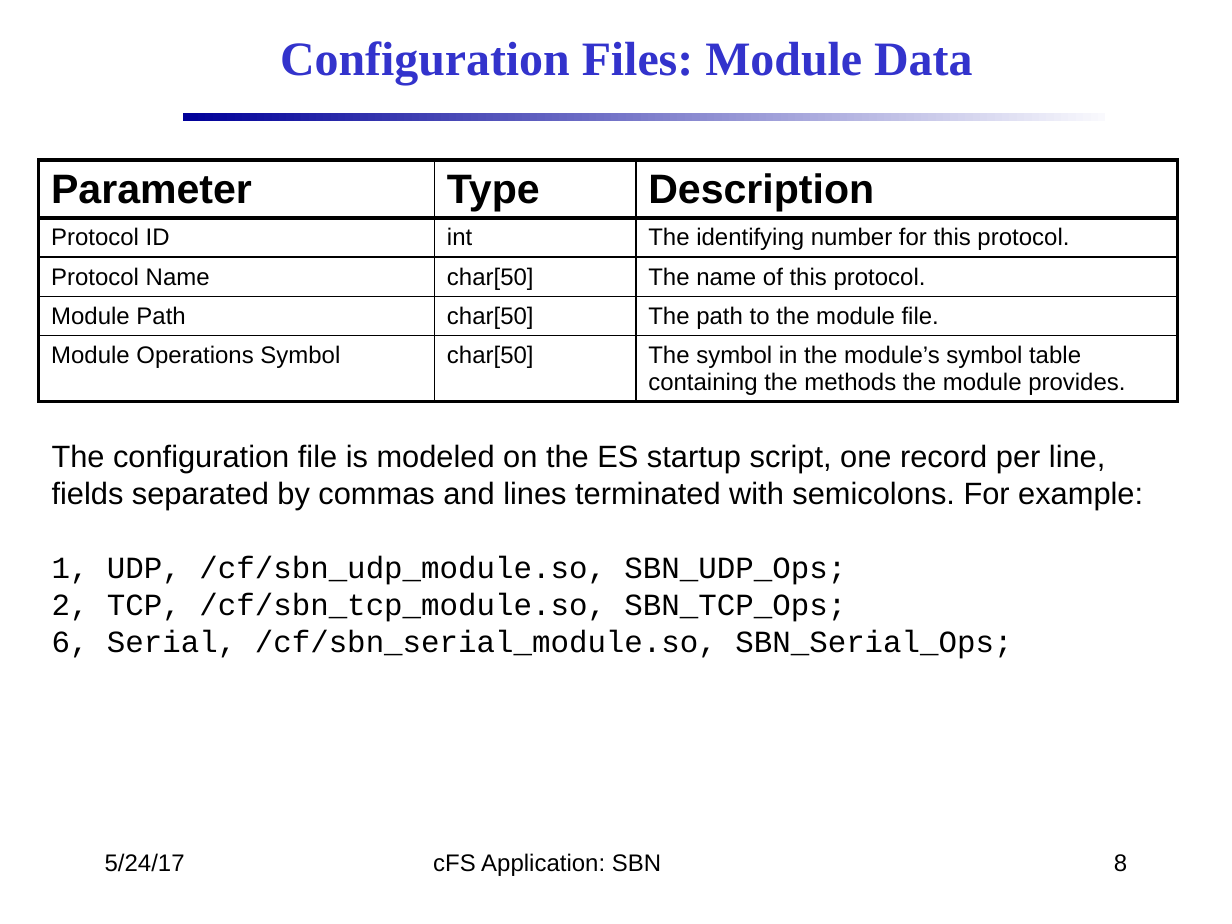
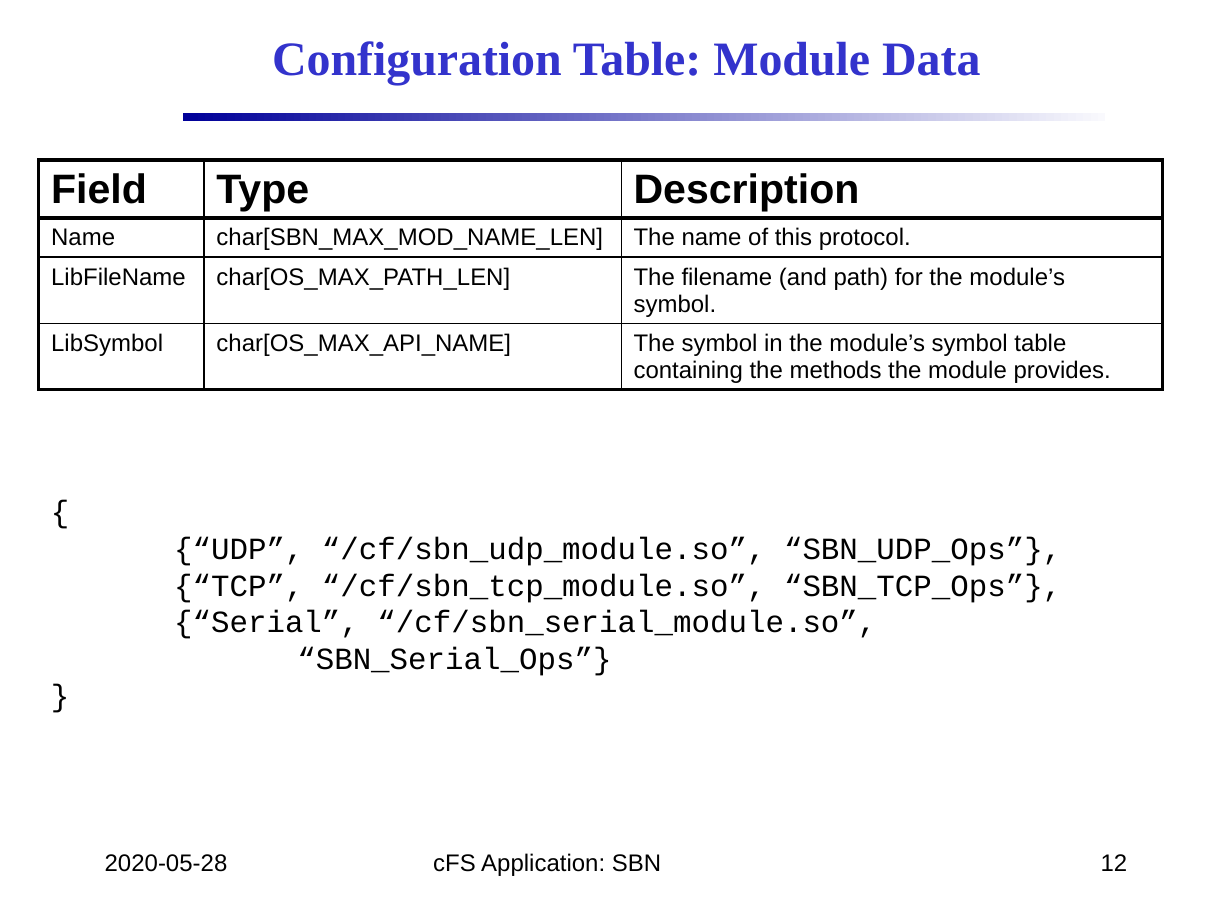
Before and after one commit to nasa/SBN, a slide deck: slide 12 of doc/SBN_Design.pptx (slide 8 before the commit). Drawn at 1232x924 pixels with LibreOffice and Linux fonts; fonts in the diff are those of the drawing; background and template pictures are left out. Boxes give left, top, right and bottom in pixels: in the first picture for what was removed or moved away, otherwise in the second. Text is boxed around its words. In the diff, an @@ line names an element or a change of style, - is before the commit and + after.

```diff
--- a/doc/SBN_Design.pptx
+++ b/doc/SBN_Design.pptx
@@ title at box(272, 41, 980, 85): text changed @@
-Configuration Files: Module Data
+Configuration Table: Module Data
@@ table at box(38, 160, 1162, 403) @@
-row 1: Parameter | Type | Description
-row 2: Protocol ID | int | The identifying number for this protocol.
-row 3: Protocol Name | char[50] | The name of this protocol.
-row 4: Module Path | char[50] | The path to the module file.
-row 5: Module Operations Symbol | char[50] | The symbol in the module’s symbol table containing the methods the module provides.
+row 1: Field | Type | Description
+row 2: Name | char[SBN_MAX_MOD_NAME_LEN] | The name of this protocol.
+row 3: LibFileName | char[OS_MAX_PATH_LEN] | The filename (and path) for the module’s symbol.
+row 4: LibSymbol | char[OS_MAX_API_NAME] | The symbol in the module’s symbol table containing the methods the module provides.
@@ table: place and size @@
-table at box(38, 160, 1175, 415)
+table at box(38, 160, 1162, 403)
@@ text at box(174, 536, 1061, 676): text changed; font Arial to Courier New @@
-The configuration file is modeled on the ES startup script, one record per line, fields separated by commas and lines terminated with semicolons. For example:
-1, UDP, /cf/sbn_udp_module.so, SBN_UDP_Ops;
-2, TCP, /cf/sbn_tcp_module.so, SBN_TCP_Ops;
-6, Serial, /cf/sbn_serial_module.so, SBN_Serial_Ops;
+{
+{“UDP”, “/cf/sbn_udp_module.so”, “SBN_UDP_Ops”},
+{“TCP”, “/cf/sbn_tcp_module.so”, “SBN_TCP_Ops”},
+{“Serial”, “/cf/sbn_serial_module.so”,
+“SBN_Serial_Ops”}
+}
@@ text at box(105, 854, 228, 872): text changed @@
-5/24/17
+2020-05-28
@@ page number at box(1101, 854, 1128, 871): text changed @@
-8
+12
```
Also in this commit, not shown: 15 other slides changed, 4 slides added, 3 slides removed.
